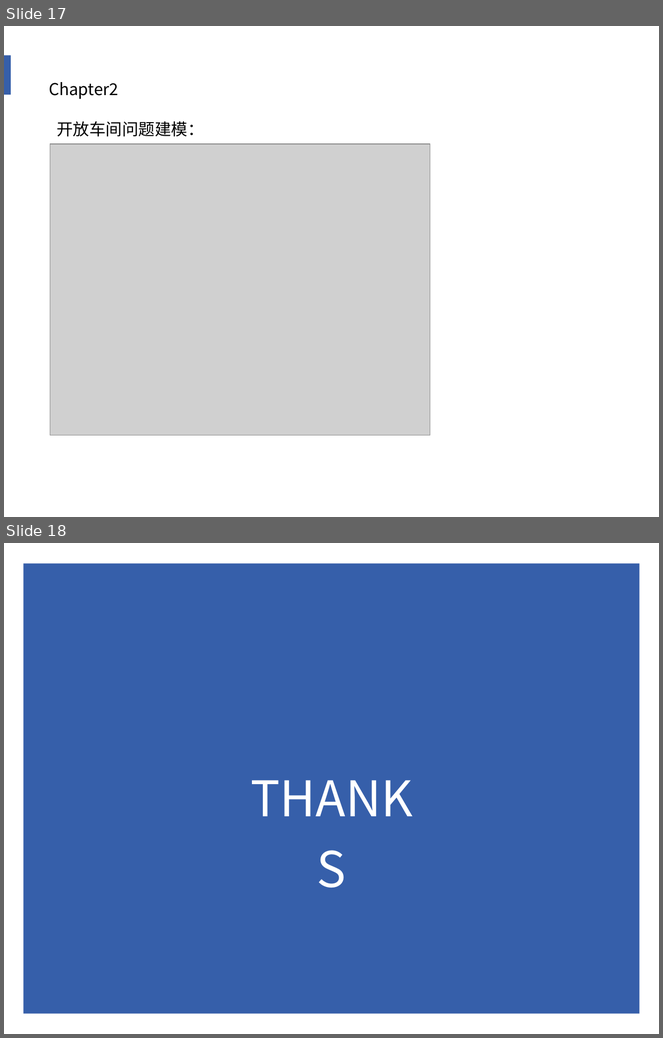
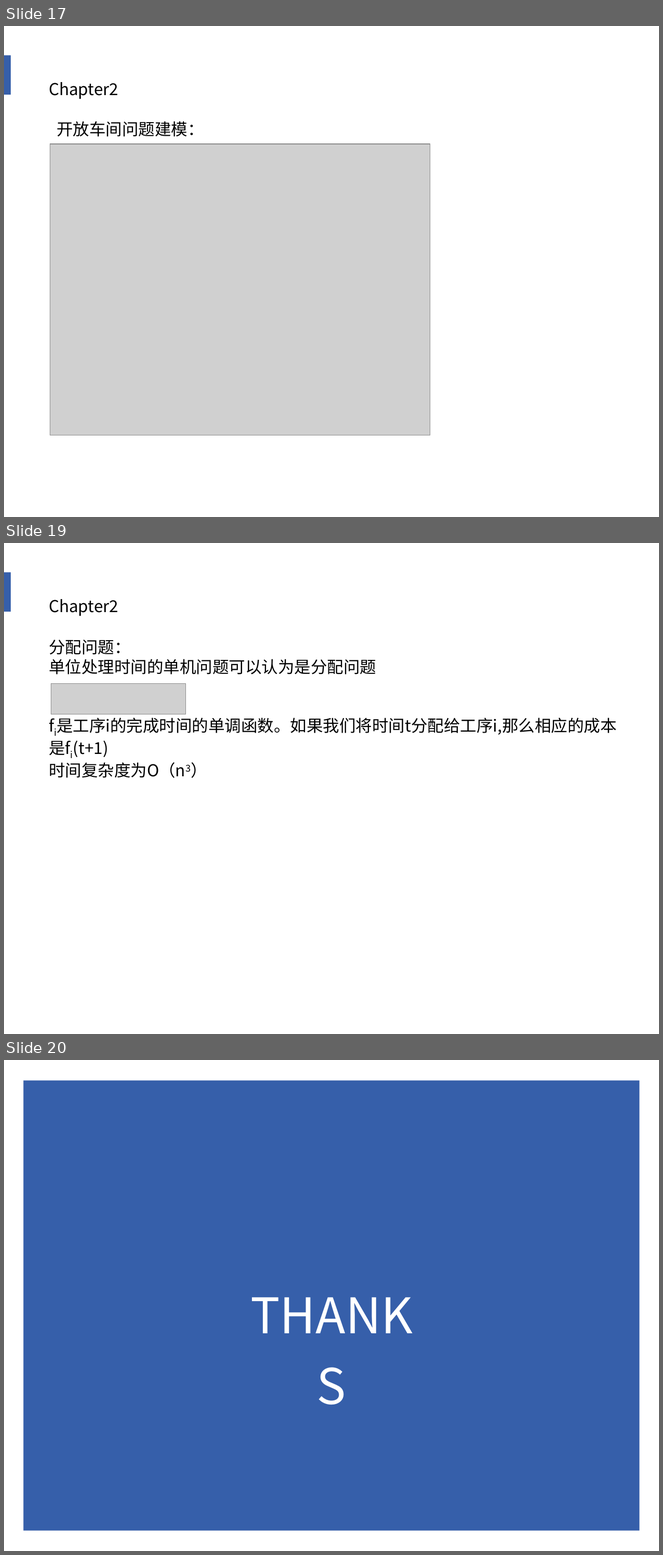
Before and after one commit to AndyFlower/Paper, a slide deck: ppt/Scheduling Algorithms.pptx. Shown one above the other, each under a label of ours: slides 17 and 18 before the commit, slides 17, 19 and 20 after it; the slides between them are not shown. The pictures are 663x1038 and 663x1555 pixels, drawn with LibreOffice and Linux fonts; fonts in the diff are those of the drawing; grey boxes stand for pictures. Boxes give left, top, right and bottom in pixels: in the first picture for what was removed or moved away, otherwise in the second. Text is boxed around its words. In the diff, an @@ line names an element or a change of style, - is before the commit and + after.

Commit message:
ppt

```diff
--- a/ppt/Scheduling Algorithms.pptx
+++ b/ppt/Scheduling Algorithms.pptx
@@ slide 19 added at (x1=4, y1=543, x2=659, y2=1034), background #FFFFFF; not listed: 1 template element that a slide beside it also shows @@
@@ text added at (x1=49, y1=599, x2=118, y2=616), 18 pt, text #000000 @@
+Chapter2
@@ text added at (x1=49, y1=640, x2=617, y2=778), 18 pt, text #000000 @@
+分配问题：
+单位处理时间的单机问题可以认为是分配问题
+fi是工序i的完成时间的单调函数。如果我们将时间t分配给工序i,那么相应的成本是fi(t+1)
+时间复杂度为O（n3）
@@ picture added at (x1=51, y1=684, x2=185, y2=715) @@
@@ what was slide 18 is now slide 20 @@
```
Also in this commit, not shown: 1 other slide added, 3 other files.
